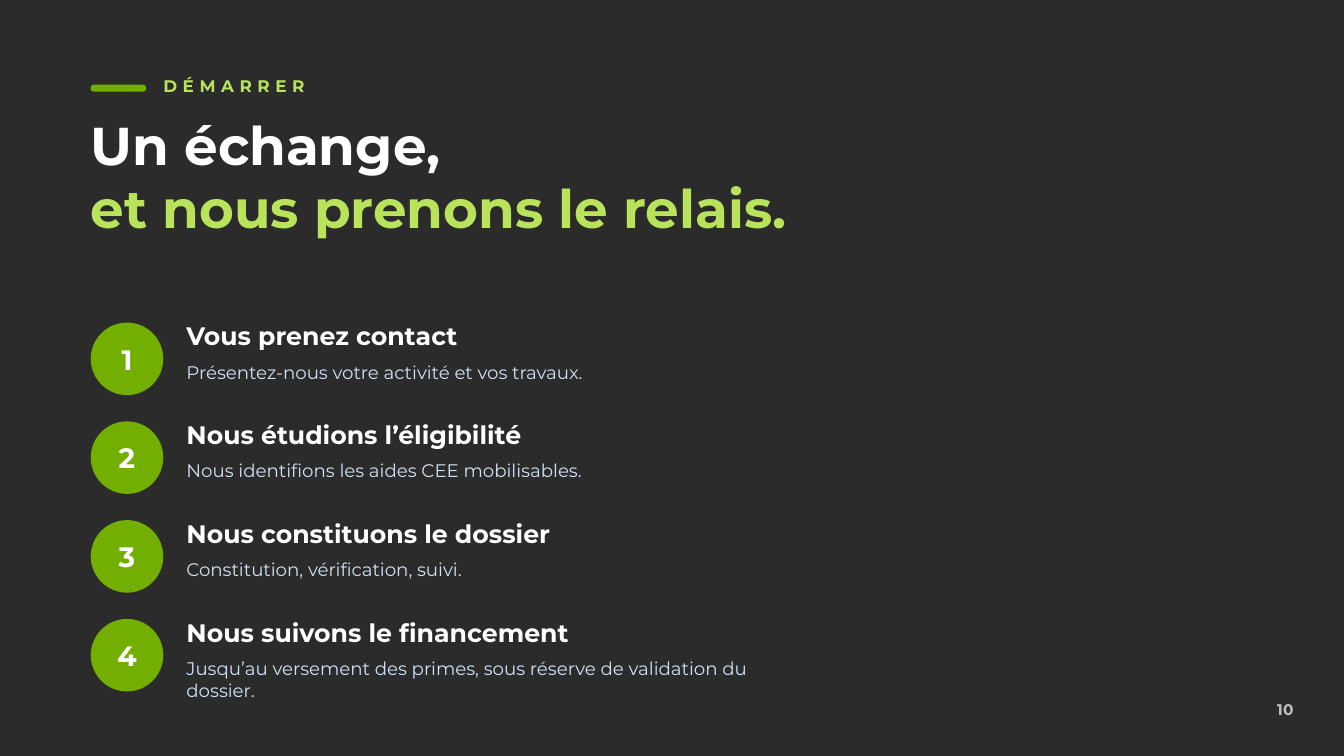
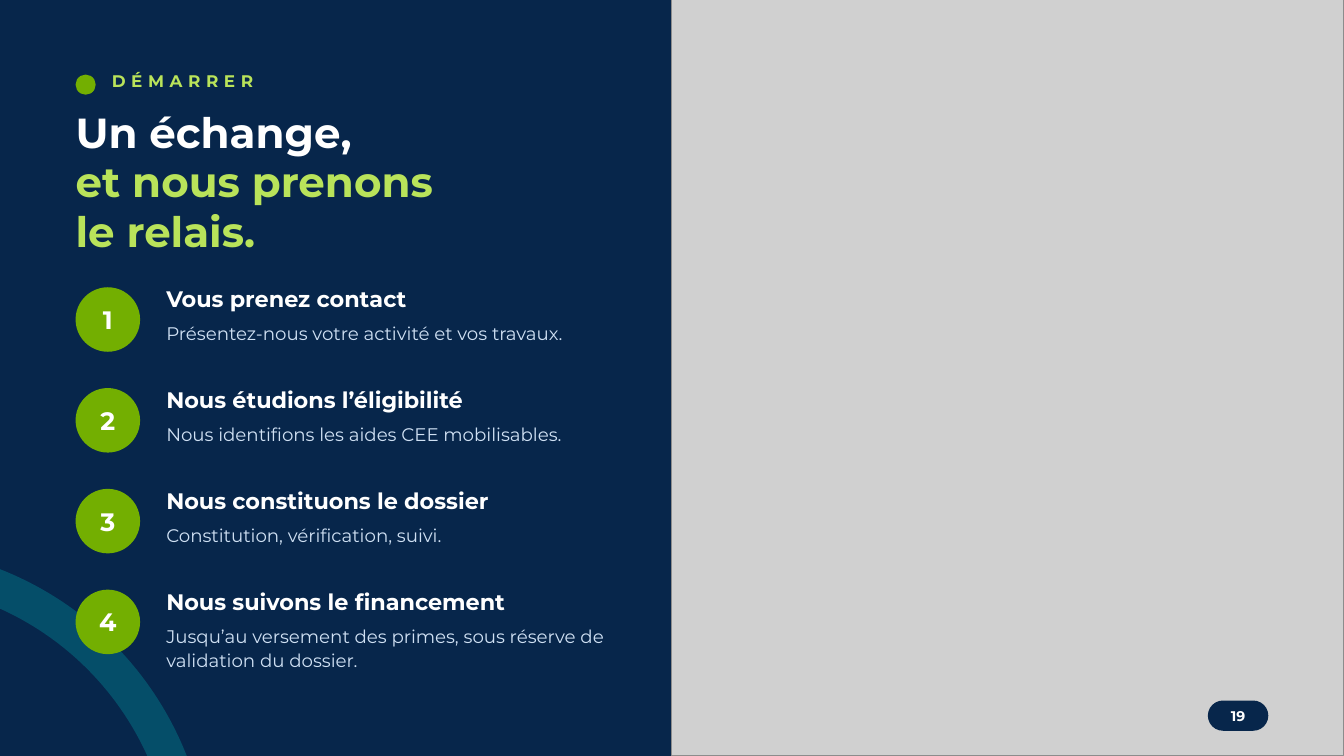
Before and after one commit to Albatros1300/11studio.fr, a slide deck: slide 19 of clients/cercle-energie/plaquette/Cercle-Energie-Plaquette.pptx (slide 10 before the commit). Drawn at 1344x756 pixels with LibreOffice and Linux fonts; fonts in the diff are those of the drawing; grey boxes stand for pictures; background and template pictures are left out; a plain dark background stands for a picture behind light text. Boxes give left, top, right and bottom in pixels: in the first picture for what was removed or moved away, otherwise in the second. Text is boxed around its words. In the diff, an @@ line names an element or a change of style, - is before the commit and + after.

```diff
--- a/clients/cercle-energie/plaquette/Cercle-Energie-Plaquette.pptx
+++ b/clients/cercle-energie/plaquette/Cercle-Energie-Plaquette.pptx
@@ background picture (left out) to #07264B @@
@@ picture added at [673,0,1344,756] @@
@@ ellipse added at [76,75,96,95], fill #73AF01 @@
@@ rounded rectangle removed at [91,85,146,92] @@
@@ text "DÉMARRER": place and size @@
-text "DÉMARRER" at [163,77,304,92]
+text "DÉMARRER" at [112,72,253,87]
@@ text at [76,116,351,157]: size 38 to 30 pt in "Un échange," @@
@@ text "Un échange,": place and size @@
-text "Un échange," at [91,125,786,239]
+text "Un échange," at [76,116,433,248]
@@ text at [76,156,433,248]: text changed; size 38 to 30 pt @@
-et nous prenons le relais.
+et nous prenons
+le relais.
@@ size 20 to 18 pt in 4 elements at [99,613,116,631], [100,513,115,532], [100,412,115,430], [103,311,113,329] @@
@@ text "1": place and size @@
-text "1" at [122,350,133,370]
+text "1" at [103,311,113,329]
@@ ellipse: place and size @@
-ellipse at [91,323,163,395]
+ellipse at [76,287,140,352]
@@ size 18 to 16 pt in 4 elements at [166,592,505,610], [166,491,488,509], [166,390,463,413], [166,291,407,312] @@
@@ text "Vous prenez contact": place and size @@
-text "Vous prenez contact" at [186,327,457,350]
+text "Vous prenez contact" at [166,291,407,312]
@@ line spacing 1 to 1.1 in 4 elements at [166,629,603,667], [166,528,442,545], [166,427,561,441], [166,326,562,340] @@
@@ text "Présentez-nous votre activité et vos ...": place and size @@
-text "Présentez-nous votre activité et vos ..." at [186,365,582,379]
+text "Présentez-nous votre activité et vos ..." at [166,326,562,340]
@@ text "2": place and size @@
-text "2" at [119,448,136,468]
+text "2" at [100,412,115,430]
@@ ellipse: place and size @@
-ellipse at [91,421,163,494]
+ellipse at [76,388,140,453]
@@ text "Nous étudions l’éligibilité": place and size @@
-text "Nous étudions l’éligibilité" at [186,424,521,449]
+text "Nous étudions l’éligibilité" at [166,390,463,413]
@@ text "Nous identifions les aides CEE ...": place and size @@
-text "Nous identifions les aides CEE ..." at [186,463,582,477]
+text "Nous identifions les aides CEE ..." at [166,427,561,441]
@@ text "3": place and size @@
-text "3" at [119,547,136,568]
+text "3" at [100,513,115,532]
@@ ellipse: place and size @@
-ellipse at [91,520,163,593]
+ellipse at [76,489,140,554]
@@ text "Nous constituons le dossier": place and size @@
-text "Nous constituons le dossier" at [186,523,550,543]
+text "Nous constituons le dossier" at [166,491,488,509]
@@ text "Constitution, vérification, suivi.": place and size @@
-text "Constitution, vérification, suivi." at [186,562,462,579]
+text "Constitution, vérification, suivi." at [166,528,442,545]
@@ ellipse added at [0,565,192,756], outline #01B7BA 26 pt @@
@@ text "4": place and size @@
-text "4" at [117,646,136,666]
+text "4" at [99,613,116,631]
@@ ellipse: place and size @@
-ellipse at [91,619,163,692]
+ellipse at [76,590,140,654]
@@ text "Nous suivons le financement": place and size @@
-text "Nous suivons le financement" at [186,622,568,642]
+text "Nous suivons le financement" at [166,592,505,610]
@@ text "Jusqu’au versement des primes, sous ...": place and size @@
-text "Jusqu’au versement des primes, sous ..." at [186,661,747,697]
+text "Jusqu’au versement des primes, sous ..." at [166,629,603,667]
@@ rounded rectangle added at [1208,701,1268,731], fill #07264B @@
@@ text added at [1231,711,1245,721], 10 pt, text #FFFFFF, bold @@
+19
@@ text removed at [1277,704,1293,715] @@
-10
```
Also in this commit, not shown: 11 other slides changed, 9 slides added, 43 other files.
